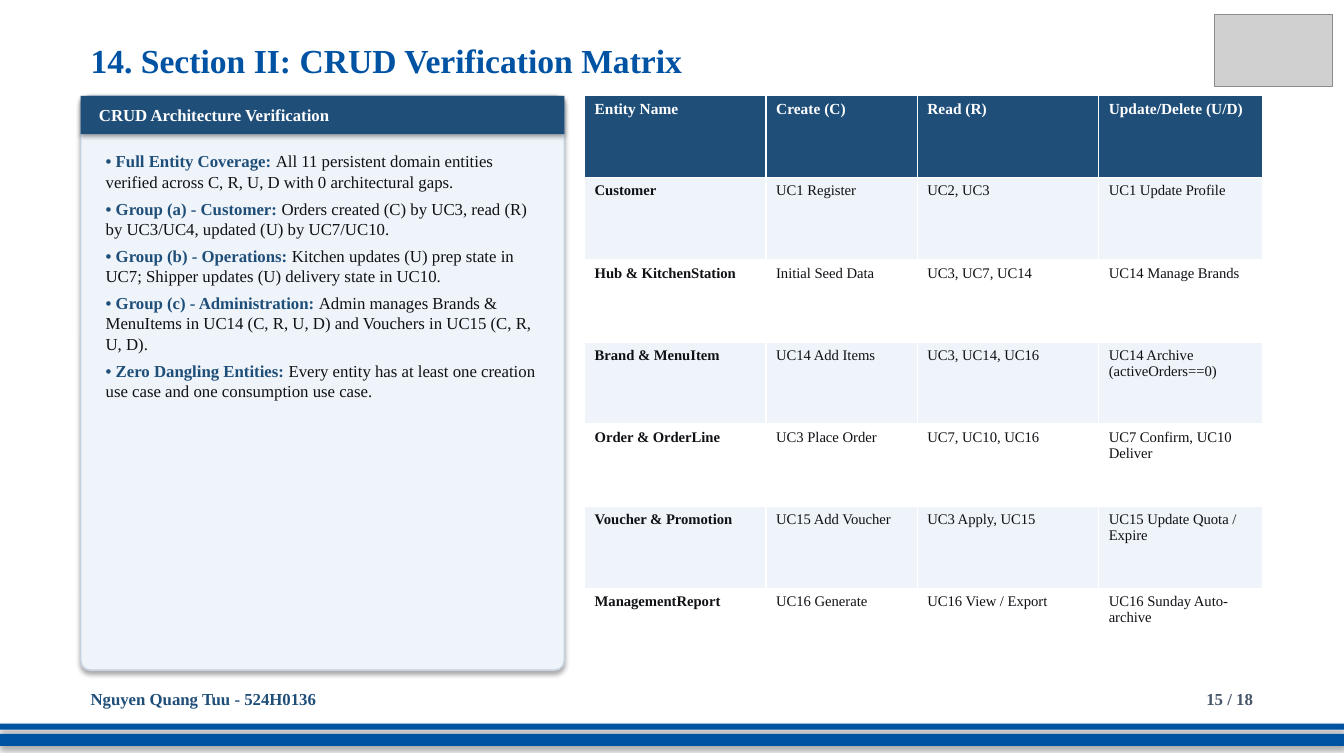
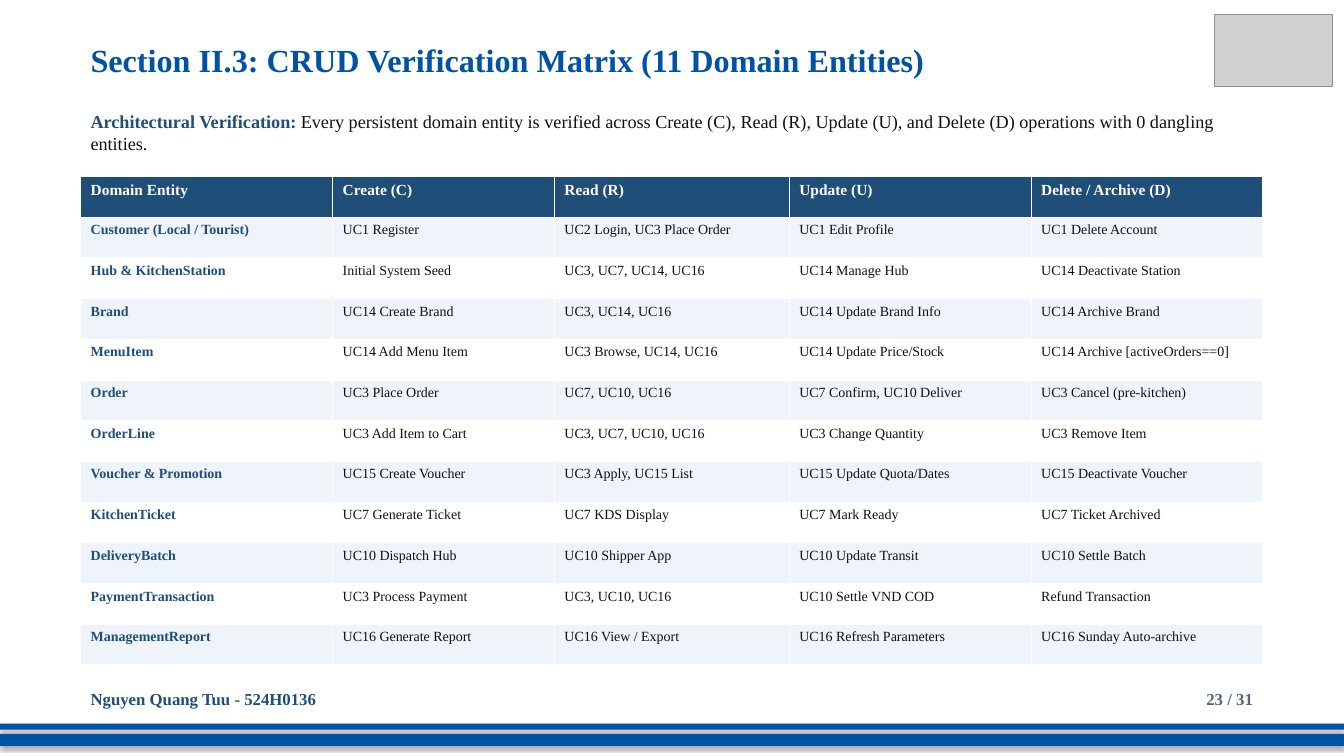
Before and after one commit to DoQuocTrung06/SaigonBite-RAD-TeamF10, a slide deck: slide 23 of Part_2/TeamF10_Presentation_for_SaigonBite.pptx (slide 15 before the commit). Drawn at 1344x756 pixels with LibreOffice and Linux fonts; fonts in the diff are those of the drawing; grey boxes stand for pictures. Boxes give left, top, right and bottom in pixels: in the first picture for what was removed or moved away, otherwise in the second. Text is boxed around its words. In the diff, an @@ line names an element or a change of style, - is before the commit and + after.

Commit message:
docs(presentation): purify slide design to dedicated full-canvas diagrams matching Part 1 aesthetic

```diff
--- a/Part_2/TeamF10_Presentation_for_SaigonBite.pptx
+++ b/Part_2/TeamF10_Presentation_for_SaigonBite.pptx
@@ text at (x1=91, y1=49, x2=924, y2=79): text changed; size 24 to 23 pt @@
-14. Section II: CRUD Verification Matrix
+Section II.3: CRUD Verification Matrix (11 Domain Entities)
@@ rounded rectangle removed at (x1=81, y1=96, x2=565, y2=670) @@
@@ rectangle removed at (x1=81, y1=96, x2=565, y2=134) @@
-CRUD Architecture Verification
@@ text added at (x1=91, y1=115, x2=1214, y2=150), 13 pt, text #0F1115 @@
+Architectural Verification: Every persistent domain entity is verified across Create (C), Read (R), Update (U), and Delete (D) operations with 0 dangling entities.
@@ table at (x1=81, y1=176, x2=1263, y2=665) @@
-Entity Name | Create (C) | Read (R) | Update/Delete (U/D)
-Customer | UC1 Register | UC2, UC3 | UC1 Update Profile
-Hub & KitchenStation | Initial Seed Data | UC3, UC7, UC14 | UC14 Manage Brands
-Brand & MenuItem | UC14 Add Items | UC3, UC14, UC16 | UC14 Archive (activeOrders==0)
-Order & OrderLine | UC3 Place Order | UC7, UC10, UC16 | UC7 Confirm, UC10 Deliver
-Voucher & Promotion | UC15 Add Voucher | UC3 Apply, UC15 | UC15 Update Quota / Expire
-ManagementReport | UC16 Generate | UC16 View / Export | UC16 Sunday Auto-archive
+Domain Entity | Create (C) | Read (R) | Update (U) | Delete / Archive (D)
+Customer (Local / Tourist) | UC1 Register | UC2 Login, UC3 Place Order | UC1 Edit Profile | UC1 Delete Account
+Hub & KitchenStation | Initial System Seed | UC3, UC7, UC14, UC16 | UC14 Manage Hub | UC14 Deactivate Station
+Brand | UC14 Create Brand | UC3, UC14, UC16 | UC14 Update Brand Info | UC14 Archive Brand
+MenuItem | UC14 Add Menu Item | UC3 Browse, UC14, UC16 | UC14 Update Price/Stock | UC14 Archive [activeOrders==0]
+Order | UC3 Place Order | UC7, UC10, UC16 | UC7 Confirm, UC10 Deliver | UC3 Cancel (pre-kitchen)
+OrderLine | UC3 Add Item to Cart | UC3, UC7, UC10, UC16 | UC3 Change Quantity | UC3 Remove Item
+Voucher & Promotion | UC15 Create Voucher | UC3 Apply, UC15 List | UC15 Update Quota/Dates | UC15 Deactivate Voucher
+KitchenTicket | UC7 Generate Ticket | UC7 KDS Display | UC7 Mark Ready | UC7 Ticket Archived
+DeliveryBatch | UC10 Dispatch Hub | UC10 Shipper App | UC10 Update Transit | UC10 Settle Batch
+PaymentTransaction | UC3 Process Payment | UC3, UC10, UC16 | UC10 Settle VND COD | Refund Transaction
+ManagementReport | UC16 Generate Report | UC16 View / Export | UC16 Refresh Parameters | UC16 Sunday Auto-archive
@@ table resized from (x1=585, y1=96, x2=1263, y2=670) to (x1=81, y1=176, x2=1263, y2=665) @@
@@ text removed at (x1=106, y1=155, x2=535, y2=401) @@
-• Full Entity Coverage: All 11 persistent domain entities verified across C, R, U, D with 0 architectural gaps.
-• Group (a) - Customer: Orders created (C) by UC3, read (R) by UC3/UC4, updated (U) by UC7/UC10.
-• Group (b) - Operations: Kitchen updates (U) prep state in UC7; Shipper updates (U) delivery state in UC10.
-• Group (c) - Administration: Admin manages Brands & MenuItems in UC14 (C, R, U, D) and Vouchers in UC15 (C, R, U, D).
-• Zero Dangling Entities: Every entity has at least one creation use case and one consumption use case.
@@ text at (x1=1206, y1=694, x2=1253, y2=705): text changed; text colour #475569 to #556575 @@
-15 / 18
+23 / 31
```
Also in this commit, not shown: 13 other slides changed, 17 slides added, 4 slides removed.
